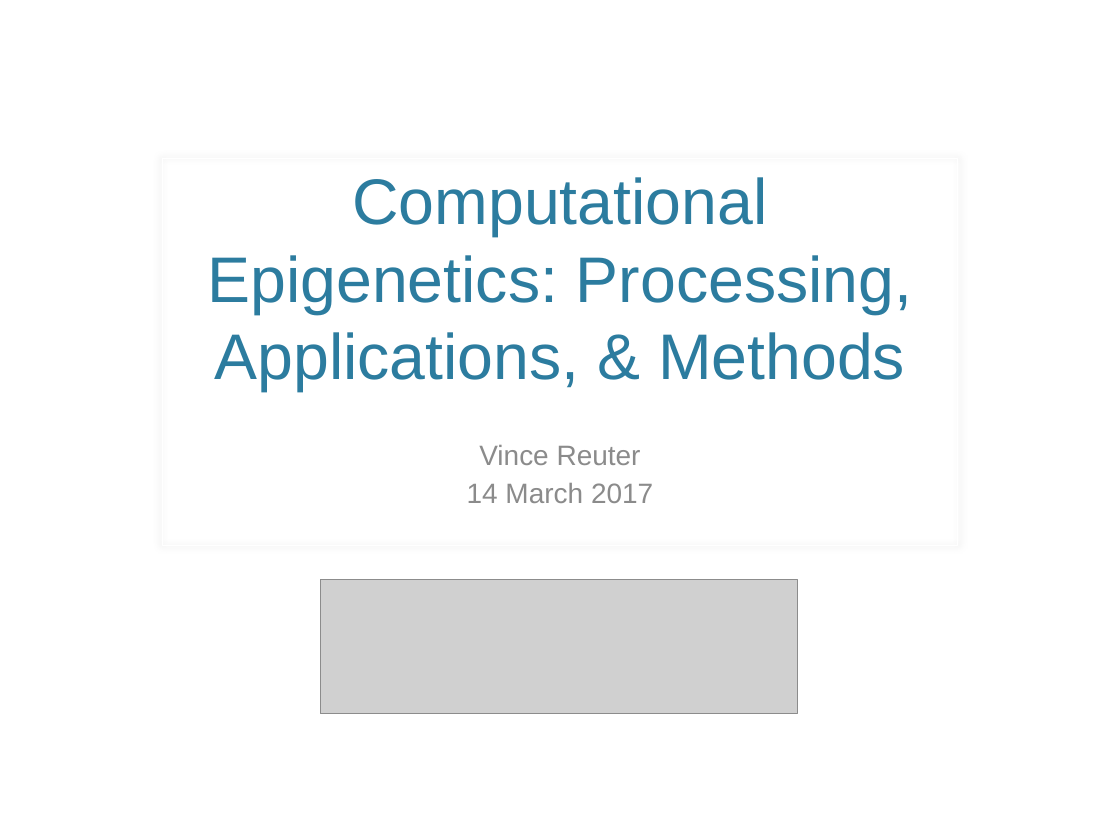
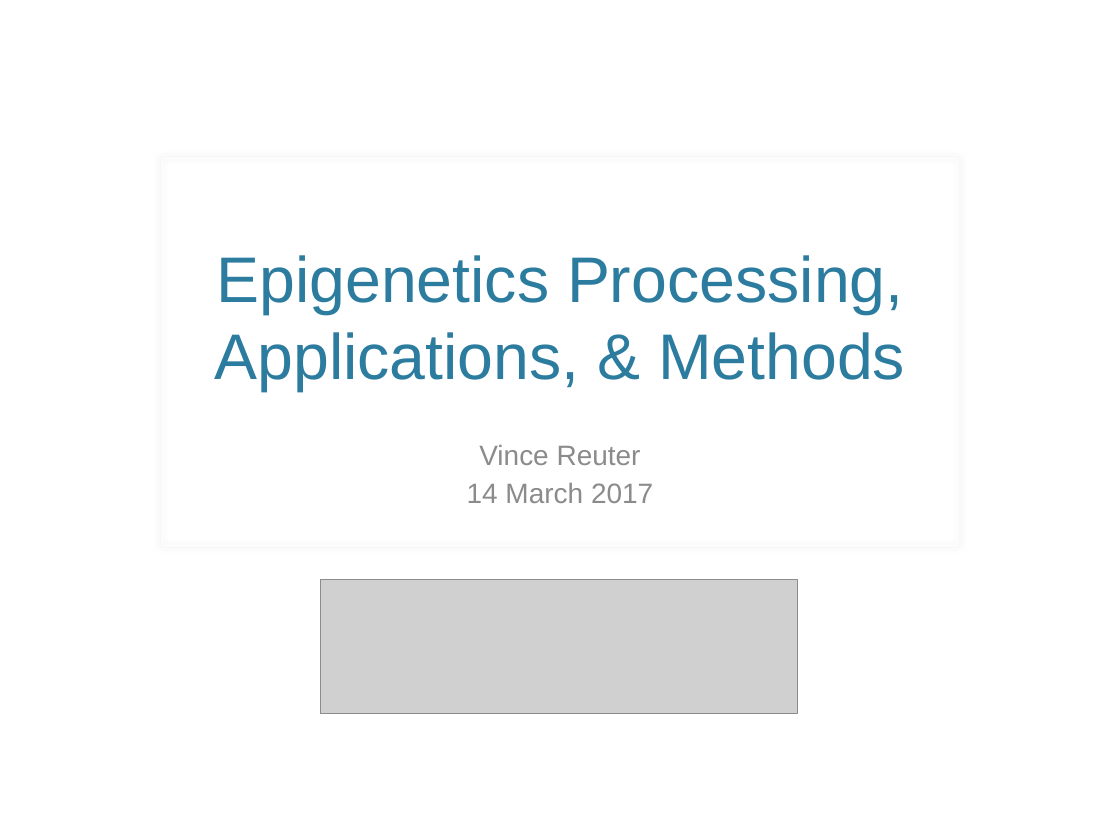
Before and after one commit to vreuter/jekeal, a slide deck: slide 1 of KipnisLabMeeting_2017-03-13.pptx. Drawn at 1120x840 pixels with LibreOffice and Linux fonts; fonts in the diff are those of the drawing; grey boxes stand for pictures; background and template pictures are left out. Boxes give left, top, right and bottom in pixels: in the first picture for what was removed or moved away, otherwise in the second. Text is boxed around its words. In the diff, an @@ line names an element or a change of style, - is before the commit and + after.

```diff
--- a/KipnisLabMeeting_2017-03-13.pptx
+++ b/KipnisLabMeeting_2017-03-13.pptx
@@ title at (x1=215, y1=255, x2=905, y2=391): text changed @@
-Computational Epigenetics: Processing, Applications, & Methods
+Epigenetics Processing, Applications, & Methods
```
Also in this commit, not shown: 10 other slides changed, 2 slides added, 1 slide removed, 1 other file.
